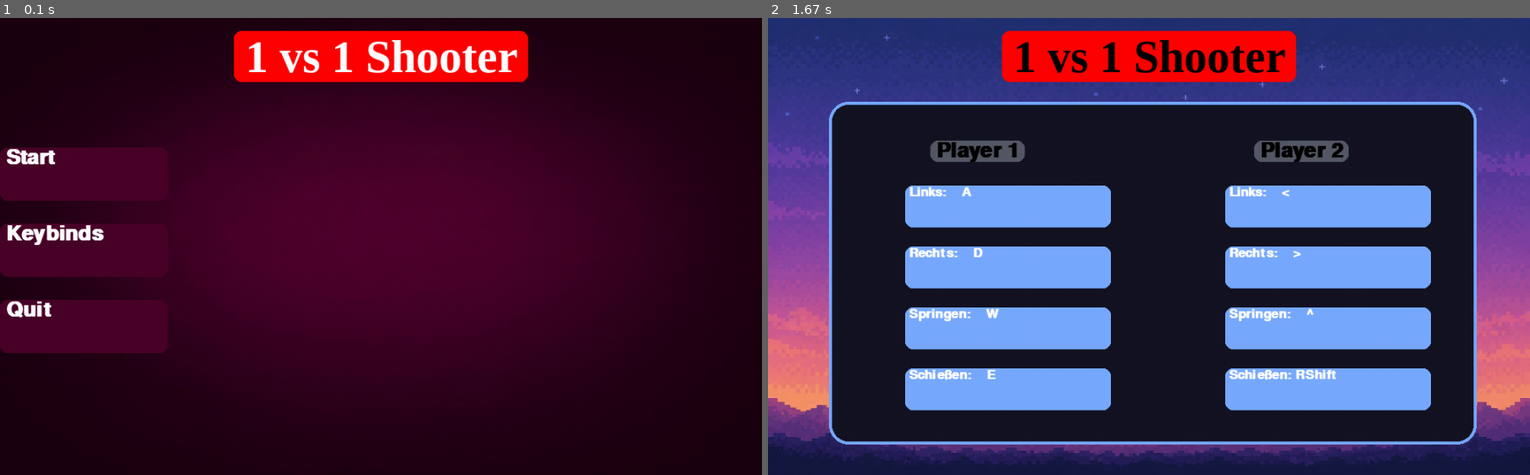
Above: before the commit, frames 1-2 (left to right).
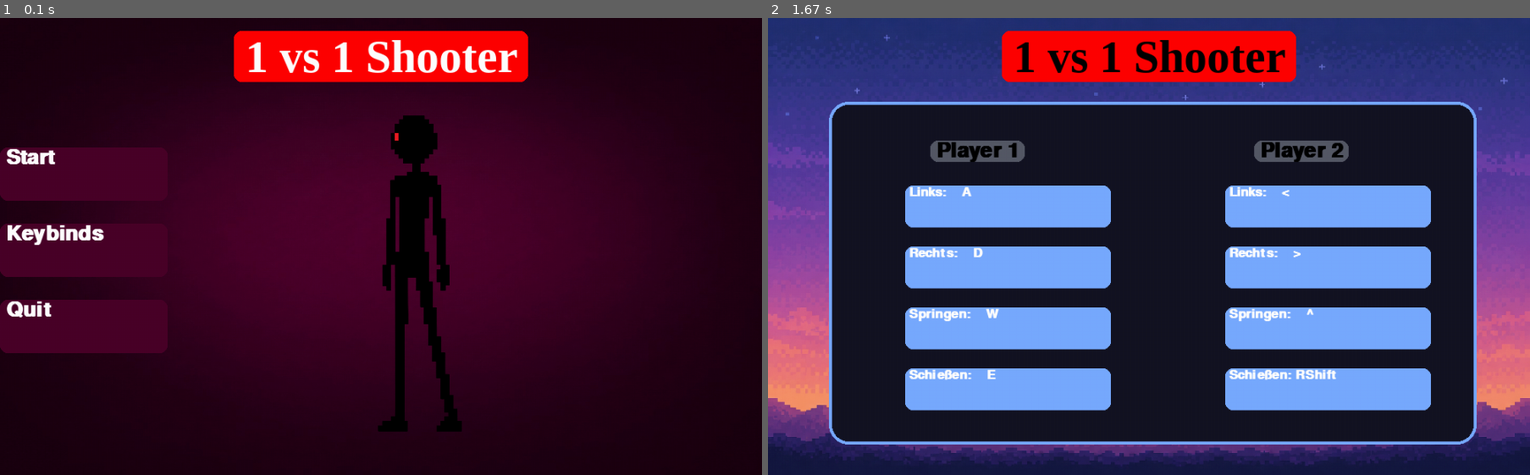
Above: after the commit, the same moments.

Repository: 25-26-1AHIF/pygameproject-1v1_shooter
Game: pygame game, started from main.py
Same seed, same stepped clock (60 frames per second), same inputs: the game is played once before the commit and once after it.
Inputs:
- Up to frame 1 (0.1 s): no input
- Up to frame 2 (1.67 s): click "Keybinds" at 0.38 s

The runs differ from the first frame. In frame 1, 3.1% of the frame differs, in the area x 49-61%, y 21-91%; in frame 2, nothing differs.

Commit message:
menü screen mann hover effekt 2

Diff:
--- a/main.py
+++ b/main.py
@@ -49,13 +49,17 @@
                     return gs.SETTINGS
 
         screen.blit(mainscreen_bild, (0, 0))
+
         start_figur = pygame.image.load("bilder/personfürstartscreen.png")
         start_figur = pygame.transform.scale(
             start_figur,
             (500, 500)
         )
-
-
+        start_figur1 = pygame.image.load("bilder/personfürstartscreen1.png")
+        start_figur1 = pygame.transform.scale(
+            start_figur1,
+            (450, 450)
+        )
 
 
         # HOVER Farben
@@ -68,11 +72,15 @@
         if starten_button.collidepoint(mouse_pos):
             starten_farbe = gv.hellblau_farbe
             screen.blit(start_figur, (175, 60))
-        if schließen_button.collidepoint(mouse_pos):
+        elif schließen_button.collidepoint(mouse_pos):
             schließen_farbe = gv.hellblau_farbe
 
-        if keybinds_button.collidepoint(mouse_pos):
+        elif keybinds_button.collidepoint(mouse_pos):
             keybinds_farbe = gv.hellblau_farbe
+
+        else:
+            screen.blit(start_figur1, (200, 100))
+
 
         pygame.draw.rect(screen, starten_farbe, starten_button, border_radius=10)
         pygame.draw.rect(screen, schließen_farbe, schließen_button, border_radius=10)
